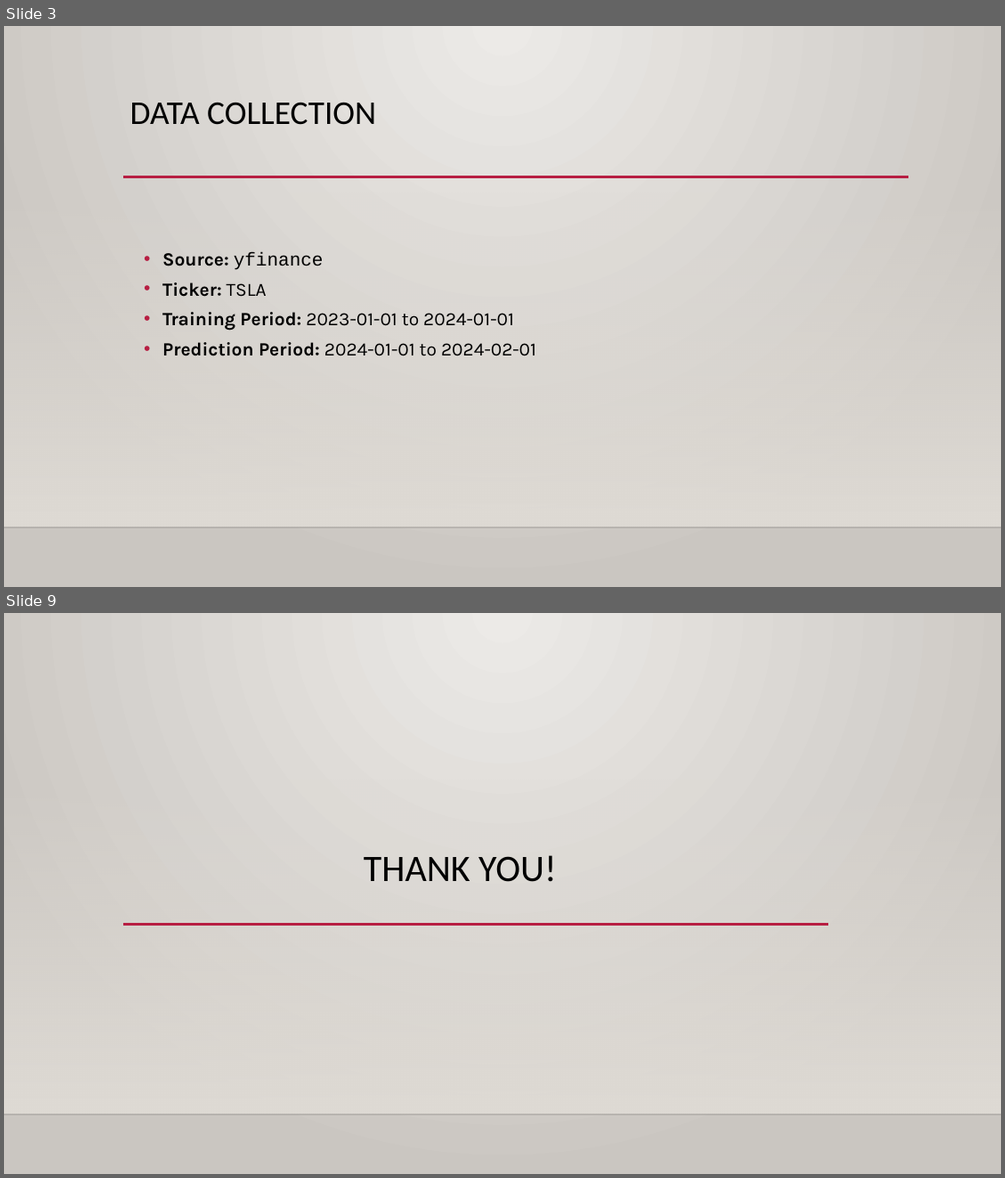
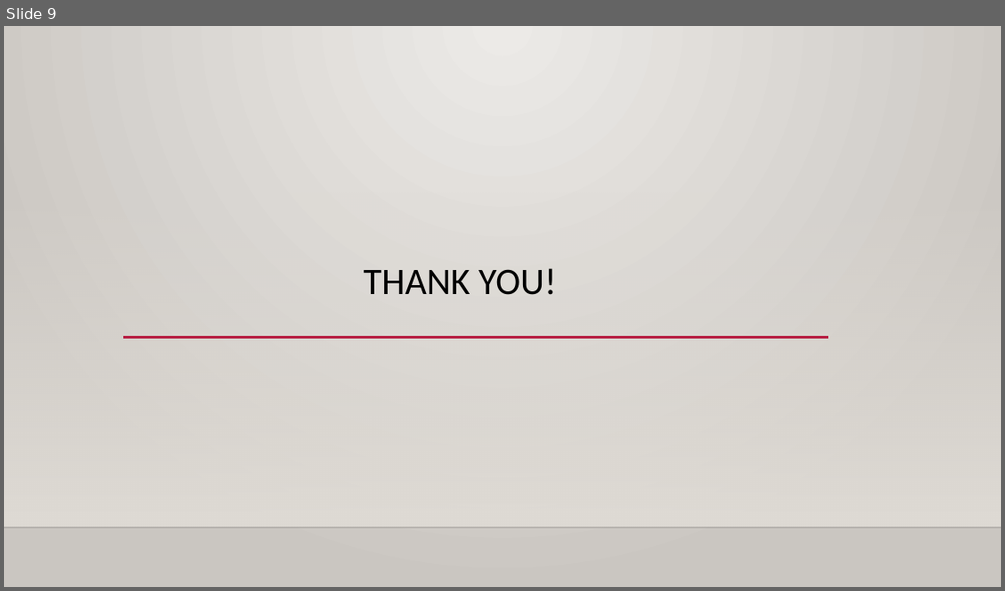
Before and after one commit to Tamilarasee/Healthcare-Cost-Prediction, a slide deck: Healthcare Cost Price Prediction.pptx. Shown one above the other, each under a label of ours: slides 3 and 9 before the commit, slide 9 after it; the slides between them are not shown. The pictures are 1005x1178 and 1005x591 pixels, drawn with LibreOffice and Linux fonts; fonts in the diff are those of the drawing; background and template pictures are left out. Boxes give left, top, right and bottom in pixels: in the first picture for what was removed or moved away, otherwise in the second. Text is boxed around its words. In the diff, an @@ line names an element or a change of style, - is before the commit and + after.

```diff
--- a/Healthcare Cost Price Prediction.pptx
+++ b/Healthcare Cost Price Prediction.pptx
@@ slide 3 removed at [4,26,1001,587], background gradient #ECEAE7 to #CAC7C1; not listed: 2 template elements that a slide beside it also shows @@
@@ title removed at [130,102,376,125] @@
-DATA COLLECTION
@@ line removed from (123, 177) to (909, 177) @@
@@ text removed at [162,252,536,356] @@
-  • Source: yfinance
-  • Ticker: TSLA
-  • Training Period: 2023-01-01 to 2024-01-01
-  • Prediction Period: 2024-01-01 to 2024-02-01
```
Also in this commit, not shown: 4 slides changed, 4 slides added, 3 other slides removed, 13 other files.
